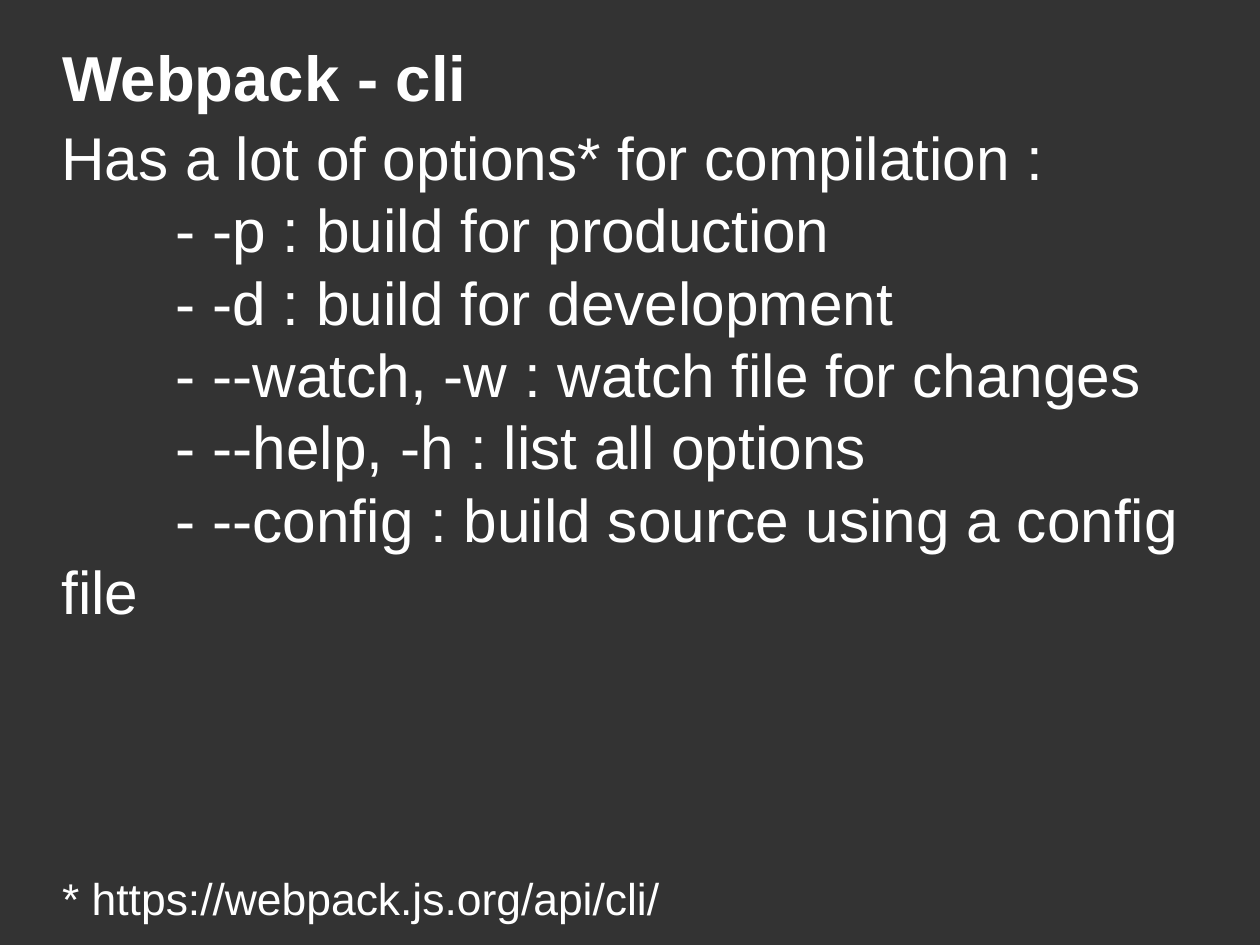
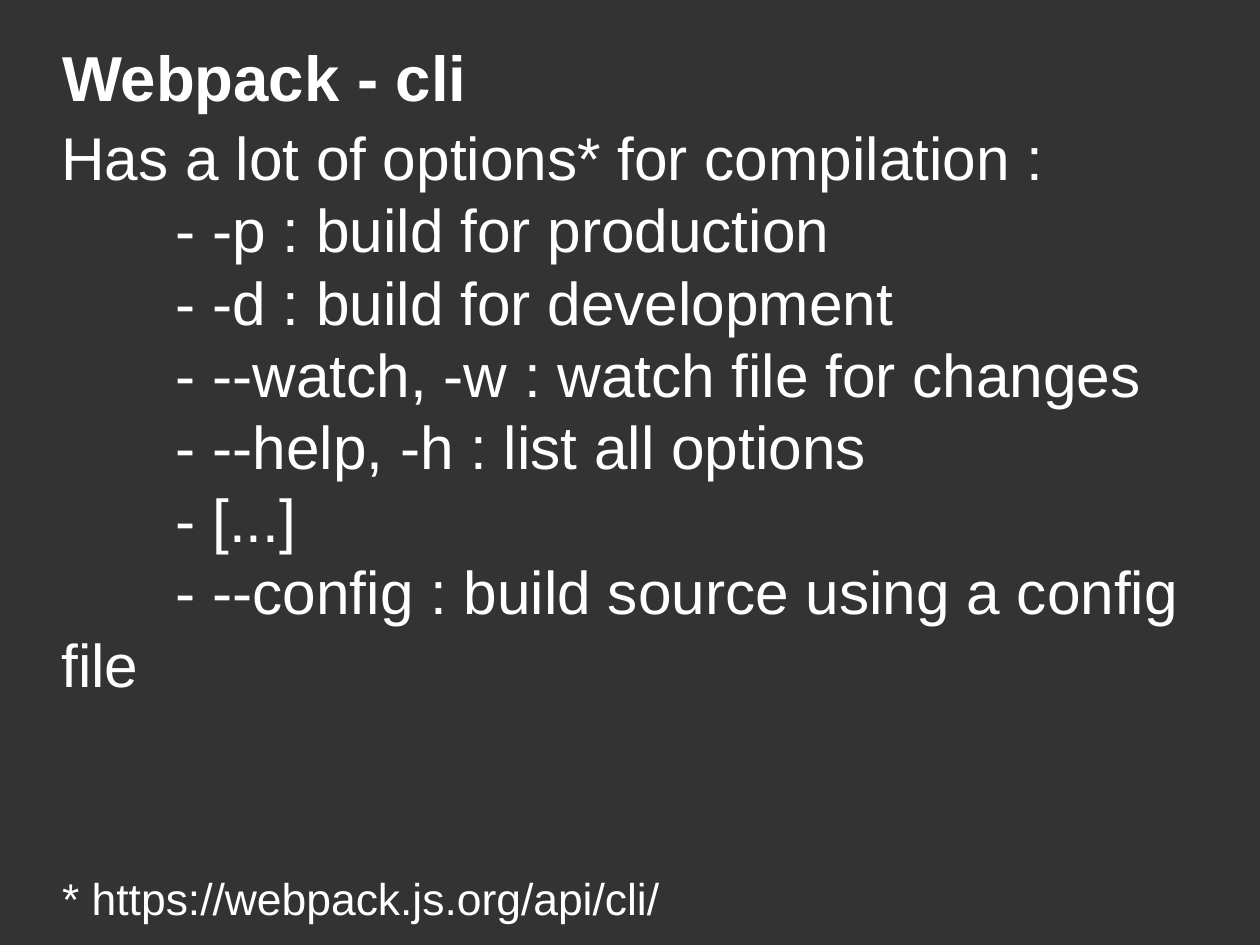
Before and after one commit to DanYellow/misc-tests, a slide deck: slide 28 of webpack-presentation-examples/webpack-presentation.odp. Drawn at 1260x945 pixels with LibreOffice and Linux fonts; fonts in the diff are those of the drawing. Boxes give left, top, right and bottom in pixels: in the first picture for what was removed or moved away, otherwise in the second. Text is boxed around its words. In the diff, an @@ line names an element or a change of style, - is before the commit and + after.

```diff
--- a/webpack-presentation-examples/webpack-presentation.odp
+++ b/webpack-presentation-examples/webpack-presentation.odp
@@ title at (x1=61, y1=136, x2=1178, y2=688): text changed @@
-Has a lot of options* for compilation :
-- -p : build for production
-- -d : build for development
-- --watch, -w : watch file for changes
-- --help, -h : list all options
-- --config : build source using a config file
+Has a lot of options* for compilation :
+- -p : build for production
+- -d : build for development
+- --watch, -w : watch file for changes
+- --help, -h : list all options
+- [...]
+- --config : build source using a config file
```
Also in this commit, not shown: 4 other slides changed, 7 slides added, 22 other files.
